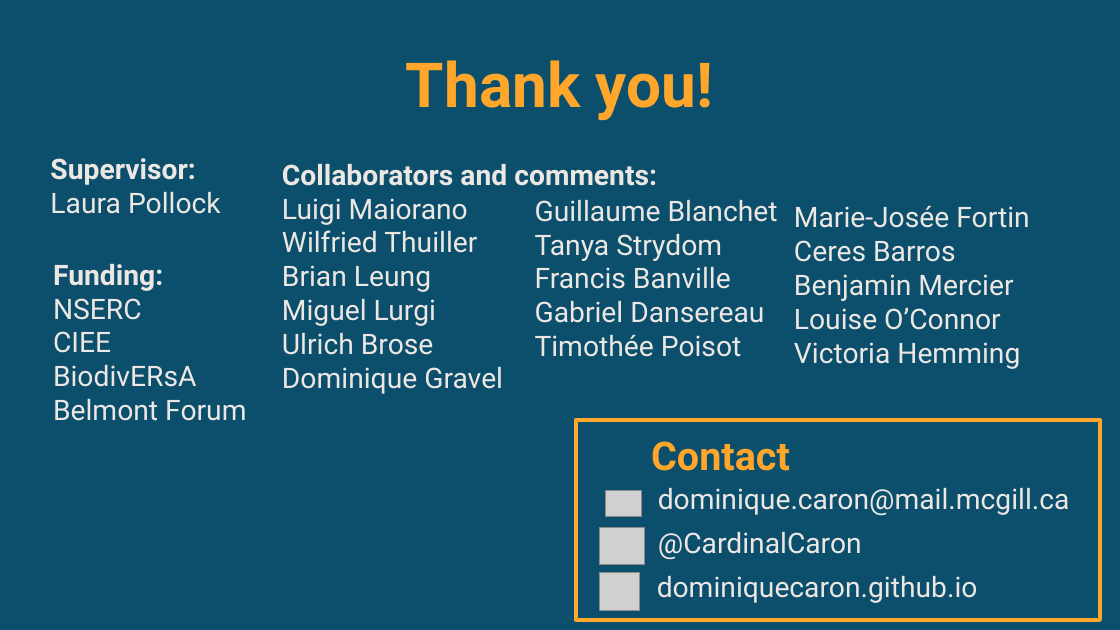
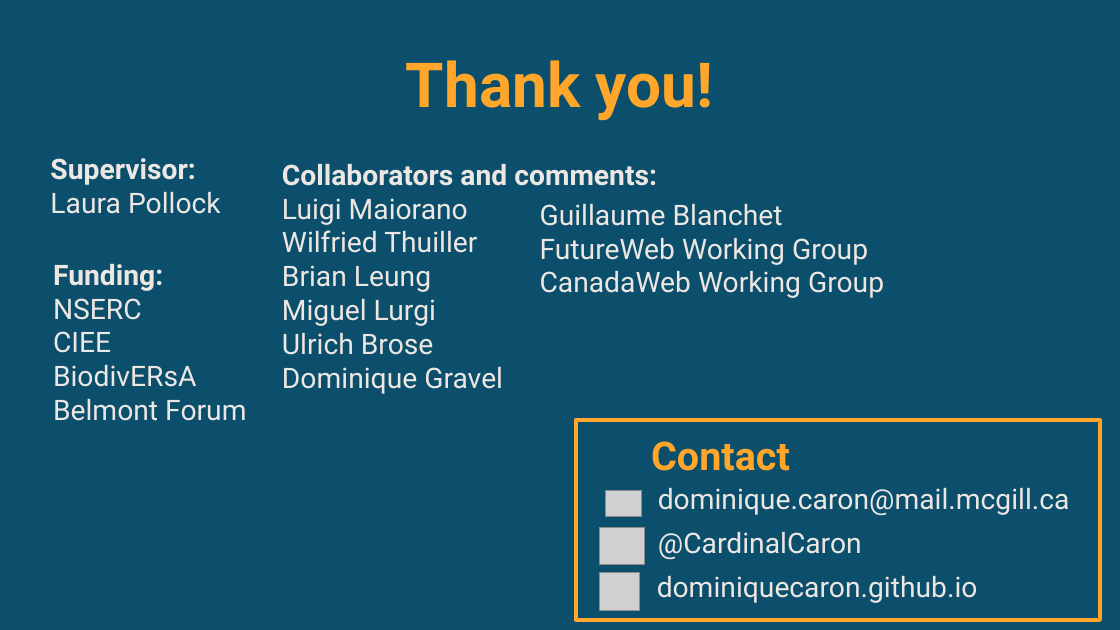
Before and after one commit to DominiqueCaron/ESA2022_talk, a slide deck: slide 15 of slides.odp. Drawn at 1120x630 pixels with LibreOffice and Linux fonts; fonts in the diff are those of the drawing; grey boxes stand for pictures. Boxes give left, top, right and bottom in pixels: in the first picture for what was removed or moved away, otherwise in the second. Text is boxed around its words. In the diff, an @@ line names an element or a change of style, - is before the commit and + after.

```diff
--- a/slides.odp
+++ b/slides.odp
@@ text removed at (535, 200, 778, 357) @@
-Guillaume Blanchet
-Tanya Strydom
-Francis Banville
-Gabriel Dansereau
-Timothée Poisot
@@ text added at (540, 204, 884, 298), 20 pt, text #EDE7E3 @@
+Guillaume Blanchet
+FutureWeb Working Group
+CanadaWeb Working Group
@@ text removed at (794, 206, 1029, 369) @@
-Marie-Josée Fortin
-Ceres Barros
-Benjamin Mercier
-Louise O’Connor
-Victoria Hemming
```
Also in this commit, not shown: 4 other slides changed, 1 other file.
